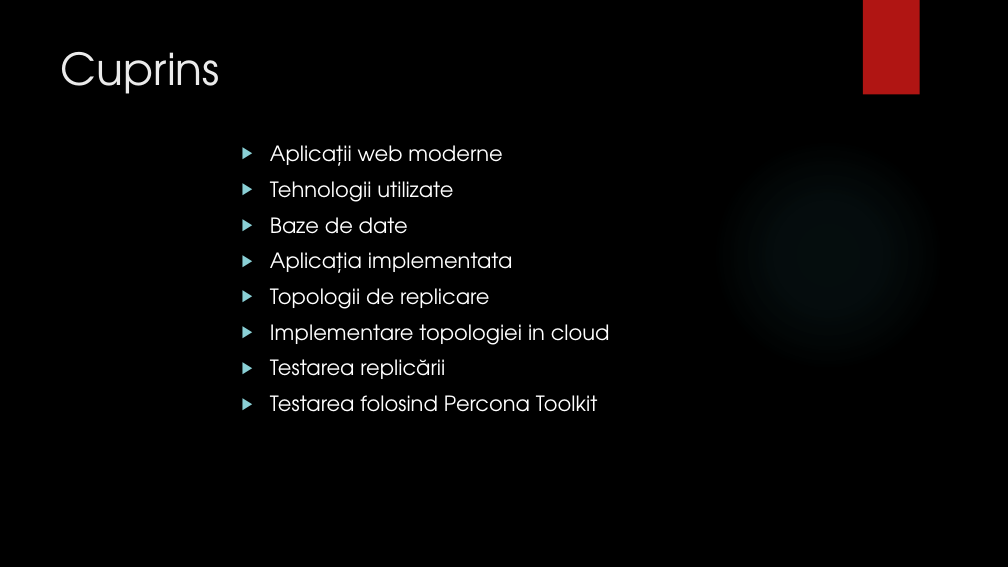
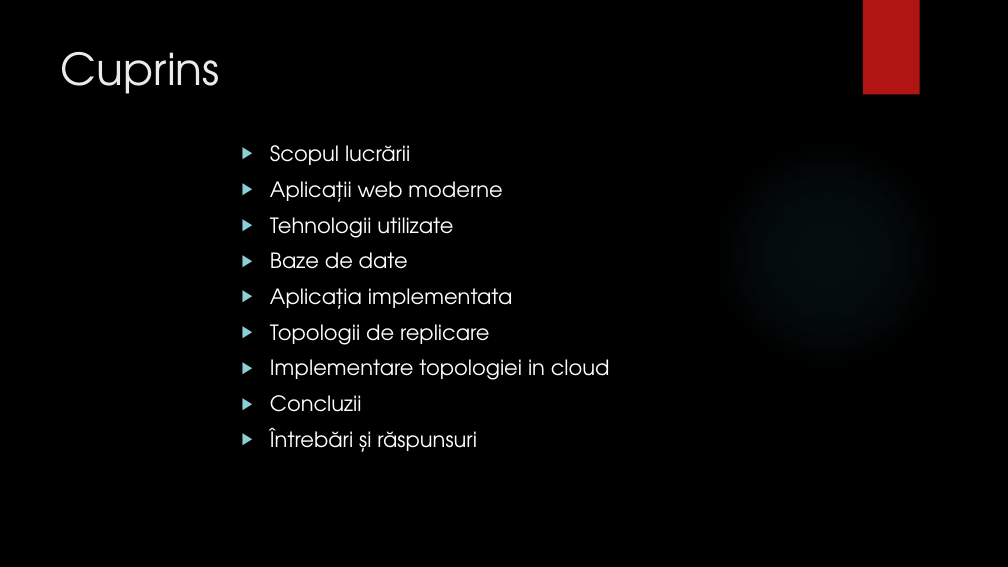
Before and after one commit to bogdanmatra/stoma, a slide deck: slide 2 of documentation/Prezentare_Licenta_Matragociu_Bogdan.pptx. Drawn at 1008x567 pixels with LibreOffice and Linux fonts; fonts in the diff are those of the drawing; background and template pictures are left out. Boxes give left, top, right and bottom in pixels: in the first picture for what was removed or moved away, otherwise in the second. Text is boxed around its words. In the diff, an @@ line names an element or a change of style, - is before the commit and + after.

```diff
--- a/documentation/Prezentare_Licenta_Matragociu_Bogdan.pptx
+++ b/documentation/Prezentare_Licenta_Matragociu_Bogdan.pptx
@@ text at (270, 145, 410, 165): paragraph added @@
+▶ Scopul lucrării
@@ text at (270, 395, 477, 452): text changed @@
-▶ Testarea replicării
-▶ Testarea folosind Percona Toolkit
+▶ Concluzii
+▶ Întrebări și răspunsuri
```
Also in this commit, not shown: 6 other slides changed, 2 slides added, 1 slide removed.
